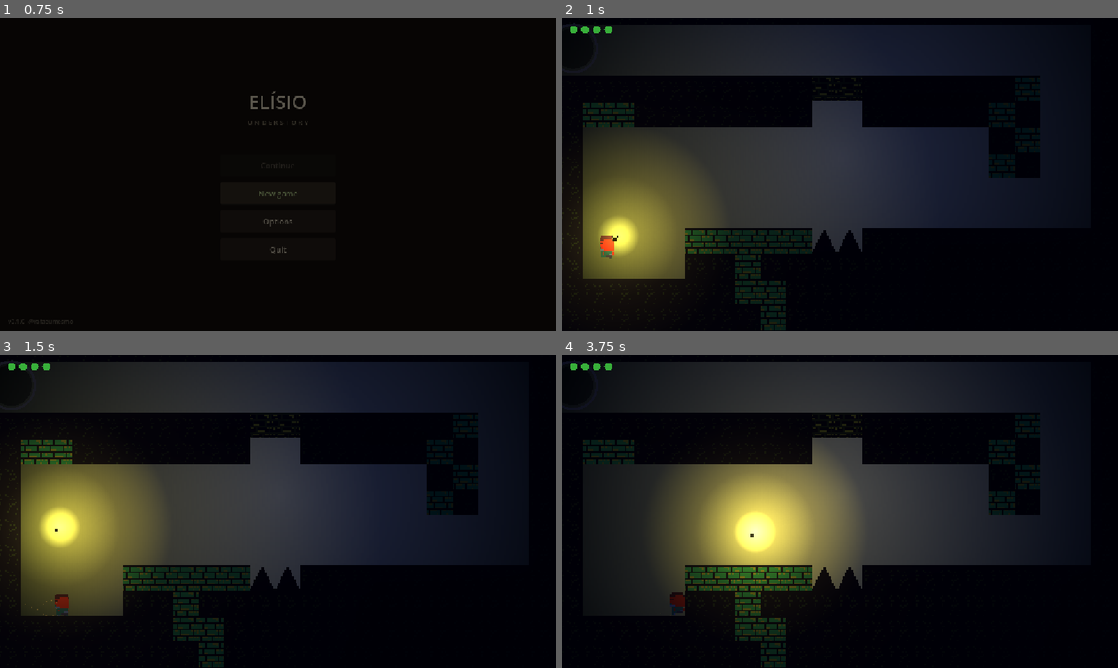
Above: before the commit, frames 1-4 (two rows, left to right).
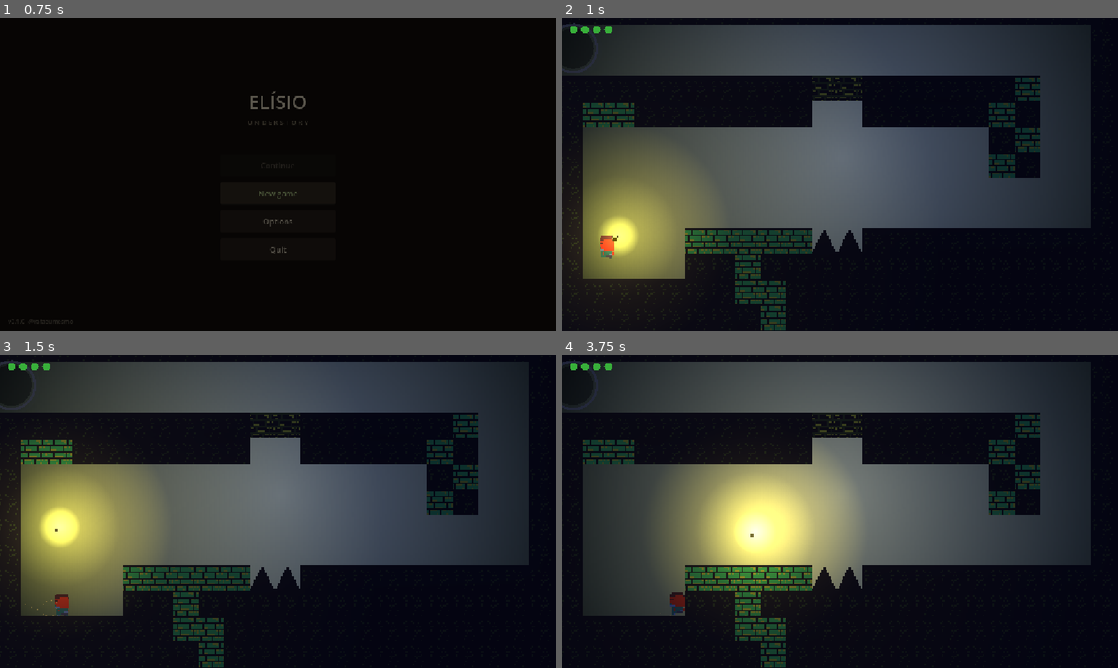
Above: after the commit, the same moments.

Repository: rafaeumesmo/ELLI-game
Game: Godot game, scene res://UI/MainMenu.tscn
Same seed, same stepped clock (60 frames per second), same inputs: the game is played once before the commit and once after it.
Inputs (mouse positions are in pixels of both pictures, inside the frame that each line leads up to):
- Up to frame 1 (0.75 s): click "New game" at 0.5 s
- Up to frame 2 (1 s): no input
- Up to frame 3 (1.5 s): move the mouse to (400, 495) at 1.27 s; hold D (move_right) from 1.28 s (still down); tap Shift (dash) at 1.35 s
- Up to frame 4 (3.75 s): tap Space (jump) at 1.52, 2.27 s; move the mouse to (728, 527) at 2.02 s; release D (move_right) at 2.03 s; hold A (move_left) 2.03-2.78 s; tap E (interagir) at 2.1 s; move the mouse to (895, 442) at 2.77 s; hold D (move_right) from 2.78 s (still down); tap K (shoot) at 2.85 s; move the mouse to (812, 574) at 3.52 s; tap Shift (dash) at 3.6 s

Frame 1 is identical in both runs. In frame 2, 44% of the frame differs, in the area x 0-95%, y 1-100%; in frame 3, 44%; in frame 4, 46%.

Commit message:
Clareia o CanvasModulate pra vagalume virar complemento, não a única luz
color 0x20243A -> 0x4A5266 no CanvasModulate de tutorial/mapa_01-05.
Em 2D o CanvasModulate é o ambiente: com ele muito escuro, tile/cenário só
apareciam perto de um Light2D (vagalume/cristal). Clareando o ambiente o
cenário fica legível sozinho e os vagalumes passam a ser destaque de cor
quente por cima, não o único ponto visível.

Diff:
--- a/mapa_01.tscn
+++ b/mapa_01.tscn
@@ -44,7 +44,7 @@
 scale = Vector2(3.65, 3.65)
 
 [node name="CanvasModulate" type="CanvasModulate" parent="." unique_id=1383747231]
-color = Color(0.12549, 0.141176, 0.227451, 1)
+color = Color(0.290196, 0.321569, 0.4, 1)
 
 [node name="WorldEnvironment" type="WorldEnvironment" parent="." unique_id=213981649]
 environment = SubResource("Environment_escuro")
--- a/mapa_02.tscn
+++ b/mapa_02.tscn
@@ -41,7 +41,7 @@
 script = ExtResource("0_mapa02")
 
 [node name="CanvasModulate" type="CanvasModulate" parent="."]
-color = Color(0.12549, 0.141176, 0.227451, 1)
+color = Color(0.290196, 0.321569, 0.4, 1)
 
 [node name="WorldEnvironment" type="WorldEnvironment" parent="."]
 environment = SubResource("Environment_escuro")
--- a/mapa_03.tscn
+++ b/mapa_03.tscn
@@ -42,7 +42,7 @@
 script = ExtResource("1_cam")
 
 [node name="CanvasModulate" type="CanvasModulate" parent="."]
-color = Color(0.12549, 0.141176, 0.227451, 1)
+color = Color(0.290196, 0.321569, 0.4, 1)
 
 [node name="WorldEnvironment" type="WorldEnvironment" parent="."]
 environment = SubResource("Environment_escuro")
--- a/mapa_04.tscn
+++ b/mapa_04.tscn
@@ -46,7 +46,7 @@
 script = ExtResource("1_to1oi")
 
 [node name="CanvasModulate" type="CanvasModulate" parent="."]
-color = Color(0.12549, 0.141176, 0.227451, 1)
+color = Color(0.290196, 0.321569, 0.4, 1)
 
 [node name="WorldEnvironment" type="WorldEnvironment" parent="."]
 environment = SubResource("Environment_escuro")
--- a/mapa_05.tscn
+++ b/mapa_05.tscn
@@ -37,7 +37,7 @@
 
 [node name="CanvasModulate" type="CanvasModulate" parent="." unique_id=1641997980]
 position = Vector2(0.2739726, 0)
-color = Color(0.12549, 0.141176, 0.227451, 1)
+color = Color(0.290196, 0.321569, 0.4, 1)
 
 [node name="WorldEnvironment" type="WorldEnvironment" parent="." unique_id=1483576690]
 environment = SubResource("Environment_vagalume")
--- a/tutorial.tscn
+++ b/tutorial.tscn
@@ -107,7 +107,7 @@
 script = ExtResource("1_cam")
 
 [node name="CanvasModulate" type="CanvasModulate" parent="." unique_id=1898064880]
-color = Color(0.12549, 0.141176, 0.227451, 1)
+color = Color(0.290196, 0.321569, 0.4, 1)
 
 [node name="WorldEnvironment" type="WorldEnvironment" parent="." unique_id=2035135429]
 environment = SubResource("Environment_escuro")
